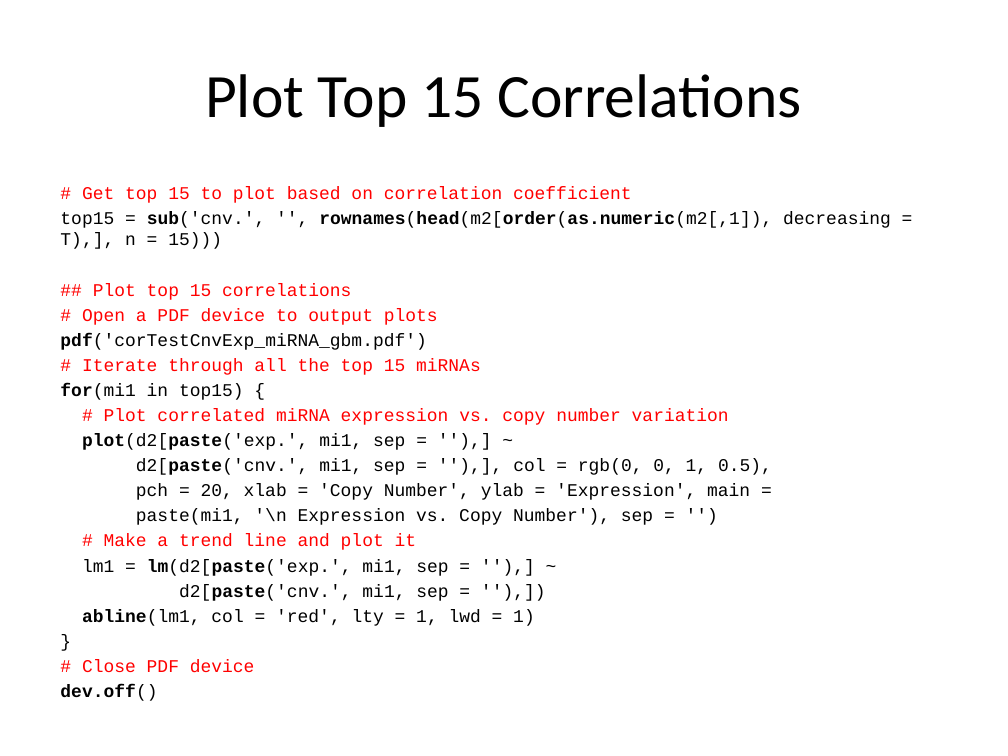
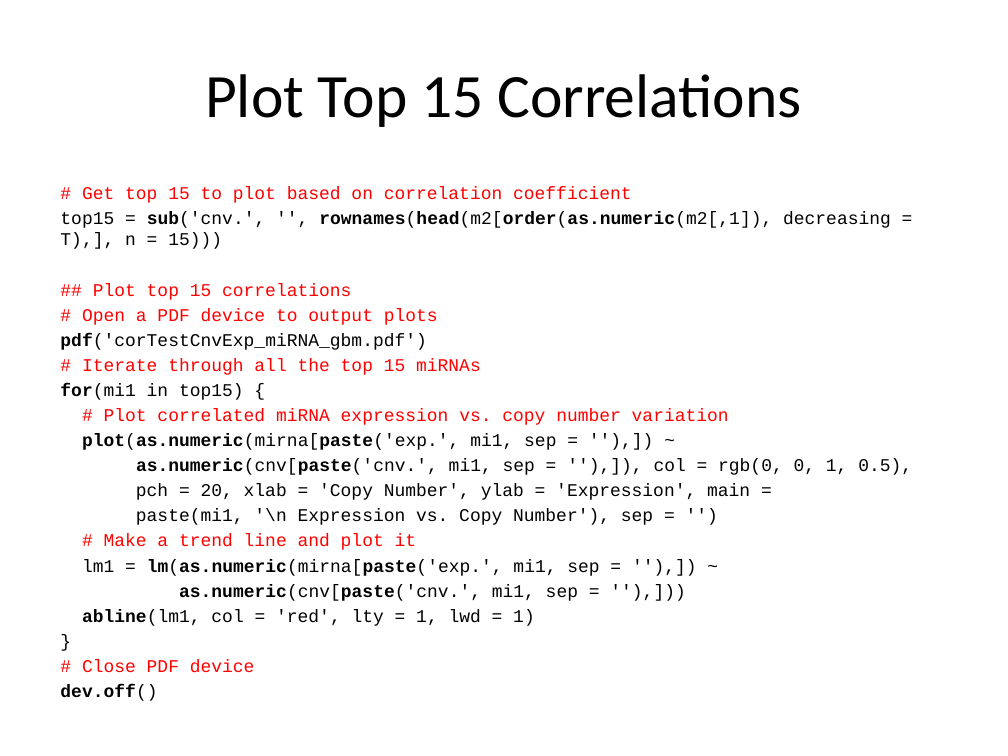
Before and after one commit to cplaisier/isbIntoSysBio, a slide deck: slide 43 of differentialExpressionAnalysis.pptx (slide 42 before the commit). Drawn at 1008x756 pixels with LibreOffice and Linux fonts; fonts in the diff are those of the drawing. Boxes give left, top, right and bottom in pixels: in the first picture for what was removed or moved away, otherwise in the second. Text is boxed around its words. In the diff, an @@ line names an element or a change of style, - is before the commit and + after.

```diff
--- a/differentialExpressionAnalysis.pptx
+++ b/differentialExpressionAnalysis.pptx
@@ text at bbox=[82, 434, 912, 475]: text changed @@
-plot(d2[paste('exp.', mi1, sep = ''),] ~
-d2[paste('cnv.', mi1, sep = ''),], col = rgb(0, 0, 1, 0.5),
+plot(as.numeric(mirna[paste('exp.', mi1, sep = ''),]) ~
+as.numeric(cnv[paste('cnv.', mi1, sep = ''),]), col = rgb(0, 0, 1, 0.5),
@@ text at bbox=[82, 559, 599, 601]: text changed @@
-lm1 = lm(d2[paste('exp.', mi1, sep = ''),] ~
-d2[paste('cnv.', mi1, sep = ''),])
+lm1 = lm(as.numeric(mirna[paste('exp.', mi1, sep = ''),]) ~
+as.numeric(cnv[paste('cnv.', mi1, sep = ''),]))
```
Also in this commit, not shown: 7 other slides changed, 1 slide added, 9 other files.
